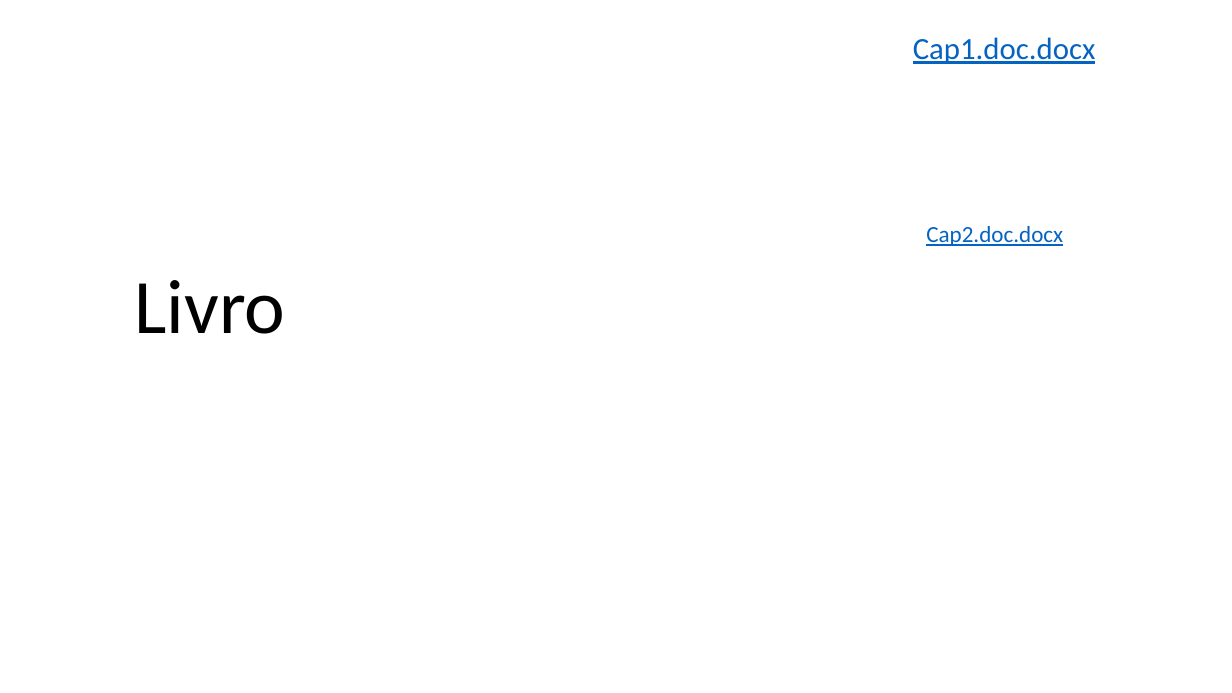
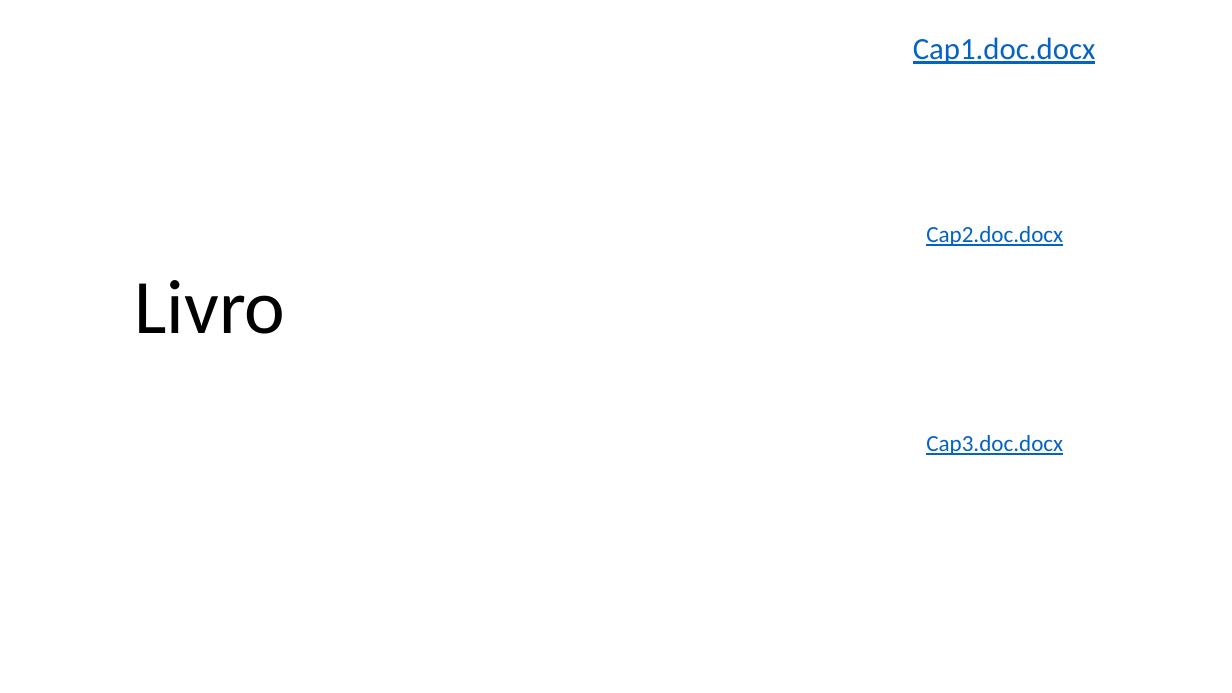
Before and after one commit to GuilhermeFerreira31/Livro, a slide deck: slide 1 of Livro.ppt.pptx. Drawn at 1232x693 pixels with LibreOffice and Linux fonts; fonts in the diff are those of the drawing. Boxes give left, top, right and bottom in pixels: in the first picture for what was removed or moved away, otherwise in the second. Text is boxed around its words. In the diff, an @@ line names an element or a change of style, - is before the commit and + after.

Commit message:
Terceira Parte do livro e cap

```diff
--- a/Livro.ppt.pptx
+++ b/Livro.ppt.pptx
@@ text added at bbox=[926, 435, 1063, 455], 18 pt, text #0563C1, underline @@
+Cap3.doc.docx
```
Also in this commit, not shown: 1 other file.
